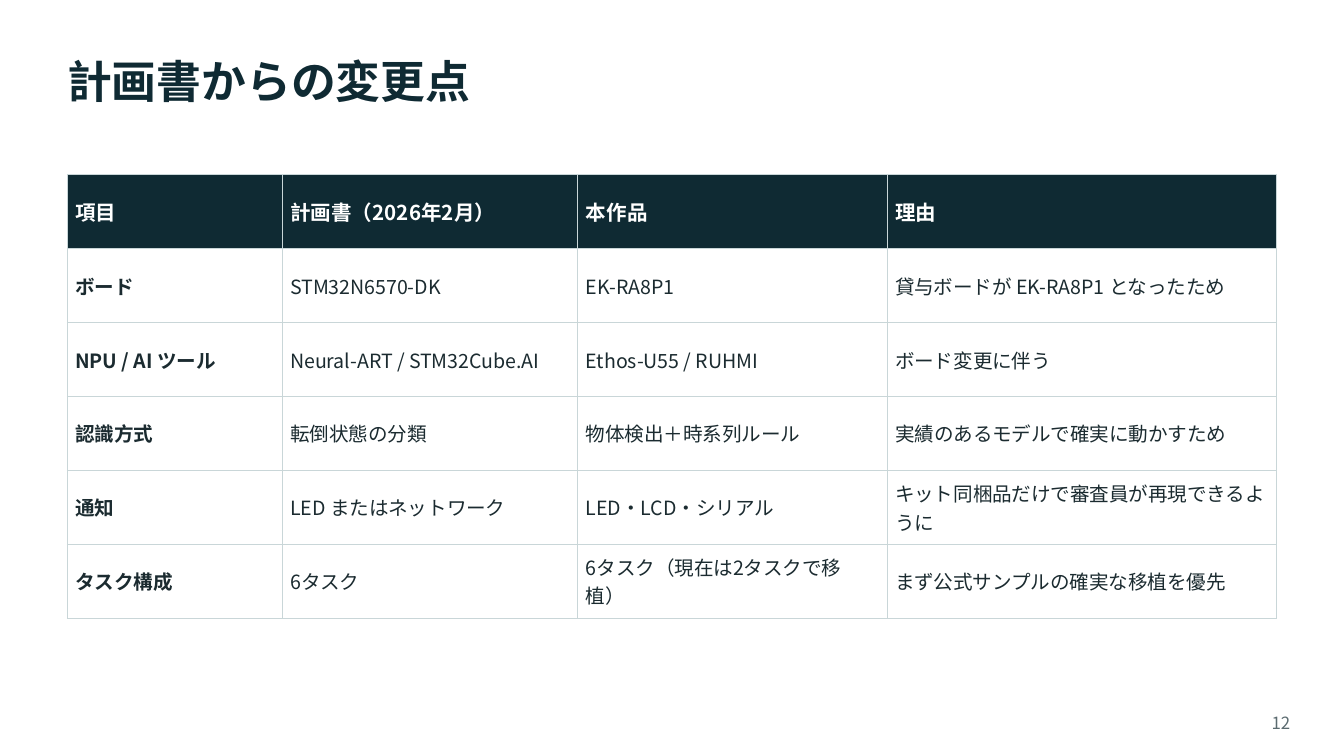
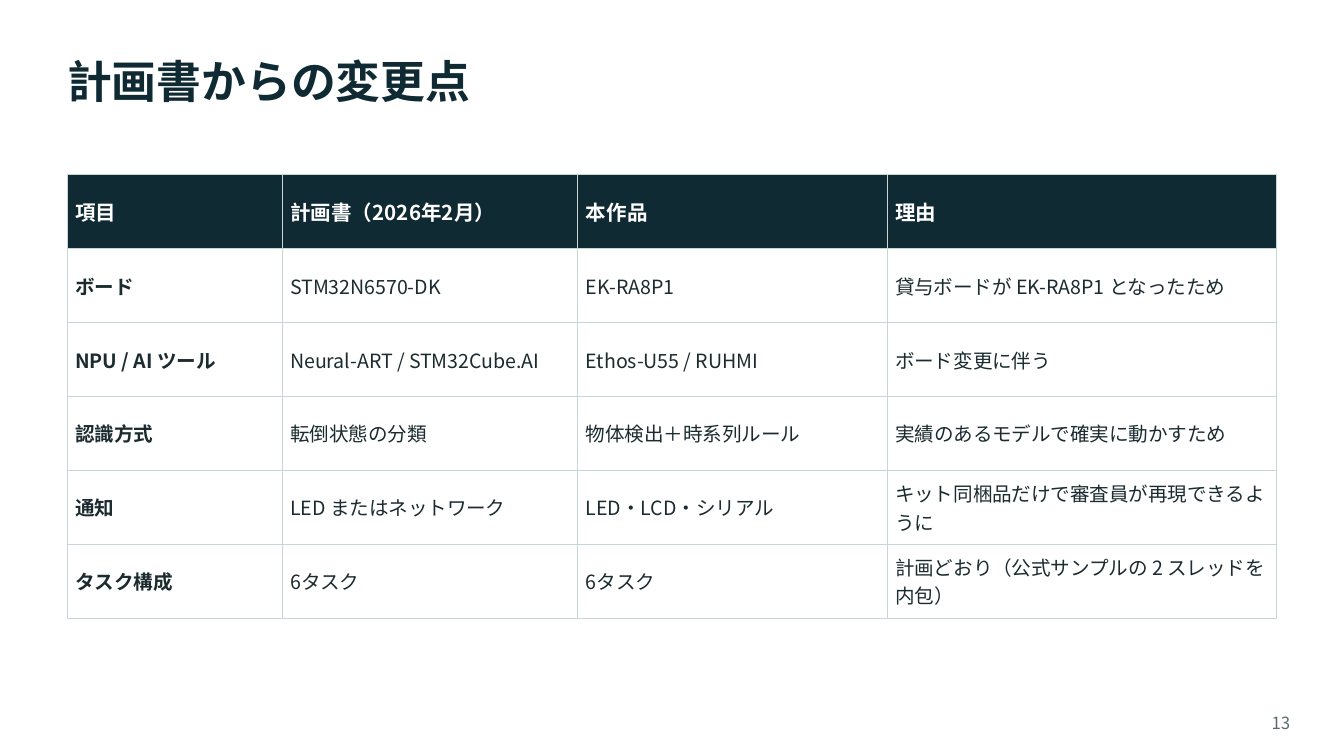
Before and after one commit to syouun/ek-ra8p1-blinky, a slide deck: slide 13 of docs/presentation.pptx (slide 12 before the commit). Drawn at 1344x756 pixels with LibreOffice and Linux fonts; fonts in the diff are those of the drawing. Boxes give left, top, right and bottom in pixels: in the first picture for what was removed or moved away, otherwise in the second. Text is boxed around its words. In the diff, an @@ line names an element or a change of style, - is before the commit and + after.

```diff
--- a/docs/presentation.pptx
+++ b/docs/presentation.pptx
@@ table at [67, 175, 1277, 609] @@
-row 6, column 3: 6タスク（現在は2タスクで移植）
+row 6, column 3: 6タスク
-row 6, column 4: まず公式サンプルの確実な移植を優先
+row 6, column 4: 計画どおり（公式サンプルの 2 スレッドを内包）
@@ text at [1272, 716, 1291, 729]: text changed @@
-12
+13
```
Also in this commit, not shown: 6 other slides changed, 1 slide added, 6 other files.
